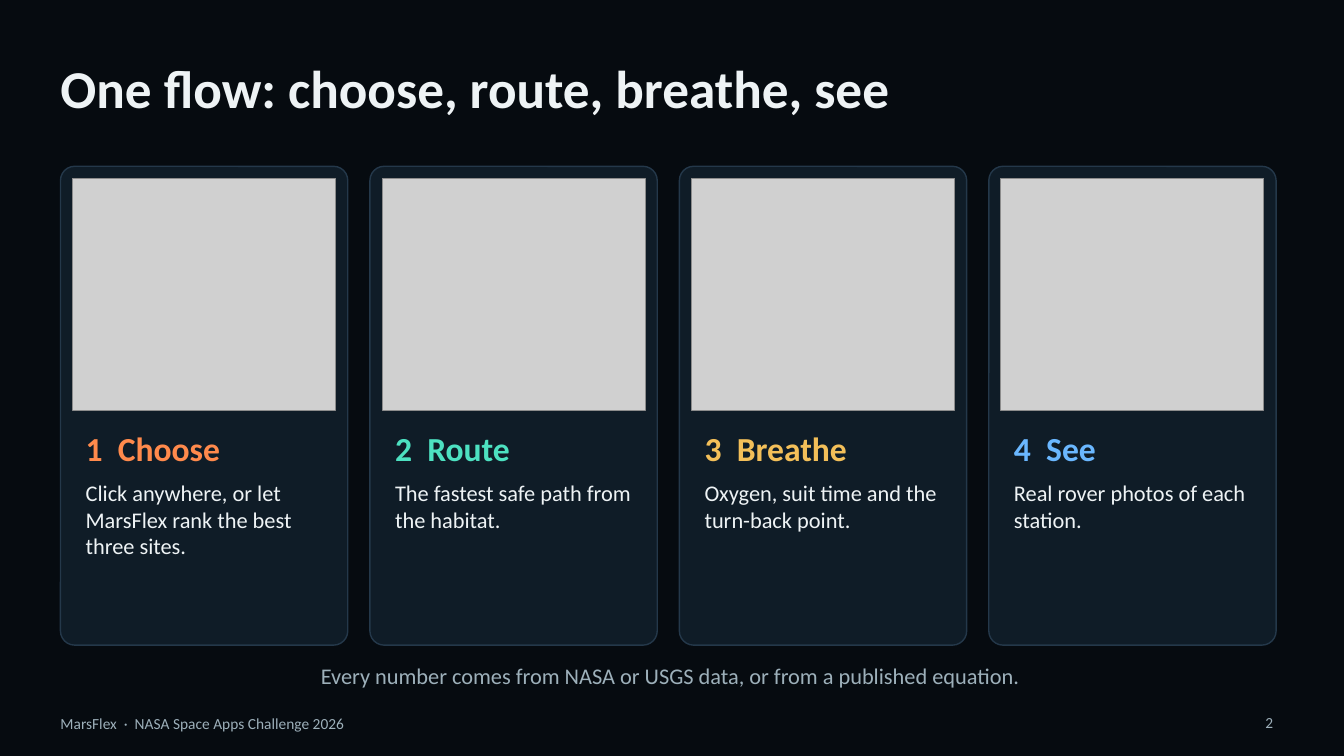
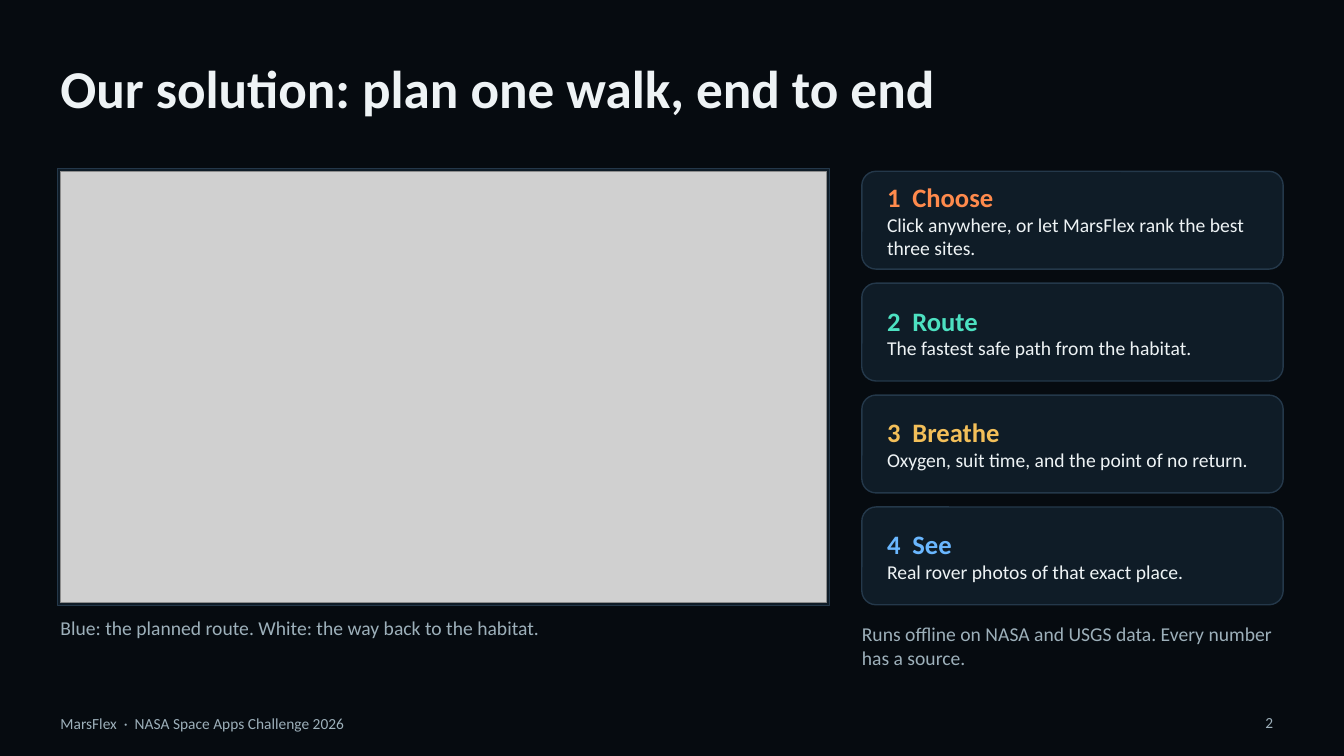
Before and after one commit to Humam-Taibeh/MarsFlex, a slide deck: slide 2 of docs/submission/presentation/MarsFlex_Presentation_4min.pptx. Drawn at 1344x756 pixels with LibreOffice and Linux fonts; fonts in the diff are those of the drawing; grey boxes stand for pictures. Boxes give left, top, right and bottom in pixels: in the first picture for what was removed or moved away, otherwise in the second. Text is boxed around its words. In the diff, an @@ line names an element or a change of style, - is before the commit and + after.

```diff
--- a/docs/submission/presentation/MarsFlex_Presentation_4min.pptx
+++ b/docs/submission/presentation/MarsFlex_Presentation_4min.pptx
@@ title at (x1=60, y1=70, x2=934, y2=117): text changed @@
-One flow: choose, route, breathe, see
+Our solution: plan one walk, end to end
@@ rectangle resized from (x1=60, y1=166, x2=348, y2=645) to (x1=57, y1=168, x2=830, y2=605) @@
@@ rectangle at (x1=57, y1=168, x2=830, y2=605): rounded rectangle to rectangle @@
@@ picture added at (x1=60, y1=171, x2=827, y2=603) @@
@@ picture removed at (x1=73, y1=178, x2=336, y2=410) @@
@@ rounded rectangle removed at (x1=370, y1=166, x2=657, y2=645) @@
@@ picture removed at (x1=382, y1=178, x2=645, y2=410) @@
@@ rounded rectangle removed at (x1=680, y1=166, x2=967, y2=645) @@
@@ picture removed at (x1=692, y1=178, x2=955, y2=410) @@
@@ rounded rectangle added at (x1=862, y1=171, x2=1284, y2=269), fill #0F1C27, outline #24384A 1 pt @@
@@ text "1 Choose" moved from (x1=86, y1=485, x2=292, y2=554) to (x1=887, y1=188, x2=1244, y2=255) @@
@@ picture removed at (x1=1001, y1=178, x2=1264, y2=410) @@
@@ text at (x1=887, y1=188, x2=993, y2=208): paragraph added @@
+1 Choose
@@ text at (x1=887, y1=218, x2=1244, y2=255): size 16 to 14 pt in "Click anywhere, or let MarsFlex rank the ..." @@
@@ rounded rectangle added at (x1=862, y1=283, x2=1284, y2=381), fill #0F1C27, outline #24384A 1 pt @@
@@ text "2 Route" moved from (x1=395, y1=485, x2=631, y2=528) to (x1=887, y1=313, x2=1192, y2=358) @@
@@ text at (x1=887, y1=313, x2=977, y2=331): paragraph added @@
+2 Route
@@ text at (x1=887, y1=341, x2=1192, y2=358): size 16 to 14 pt in "The fastest safe path from the habitat." @@
@@ rounded rectangle resized from (x1=989, y1=166, x2=1276, y2=645) to (x1=862, y1=395, x2=1284, y2=493) @@
@@ rounded rectangle at (x1=862, y1=395, x2=1284, y2=493): proportions changed @@
@@ vertical alignment top to middle in 4 elements at (x1=887, y1=188, x2=1244, y2=255), (x1=887, y1=313, x2=1192, y2=358), (x1=887, y1=536, x2=1183, y2=582), (x1=887, y1=423, x2=1247, y2=471) @@
@@ text removed at (x1=86, y1=437, x2=220, y2=462) @@
-1 Choose
@@ text removed at (x1=395, y1=439, x2=510, y2=462) @@
-2 Route
@@ text removed at (x1=705, y1=437, x2=847, y2=462) @@
-3 Breathe
@@ text at (x1=887, y1=423, x2=1247, y2=471): text changed; size 16 to 14 pt @@
-Oxygen, suit time and the turn-back point.
+3 Breathe
+Oxygen, suit time, and the point of no return.
@@ text removed at (x1=1014, y1=439, x2=1096, y2=462) @@
-4 See
@@ rounded rectangle added at (x1=862, y1=507, x2=1284, y2=605), fill #0F1C27, outline #24384A 1 pt @@
@@ text at (x1=887, y1=536, x2=1183, y2=582): text changed; size 16 to 14 pt @@
-Real rover photos of each station.
+4 See
+Real rover photos of that exact place.
@@ text added at (x1=60, y1=621, x2=539, y2=638), 14 pt, text #9DB0BA @@
+Blue: the planned route. White: the way back to the habitat.
@@ text added at (x1=862, y1=627, x2=1272, y2=665), 14 pt, text #9DB0BA @@
+Runs offline on NASA and USGS data. Every number has a source.
@@ text removed at (x1=321, y1=668, x2=1019, y2=688) @@
-Every number comes from NASA or USGS data, or from a published equation.
```
Also in this commit, not shown: 4 slides added, 5 slides removed, 2 other files.
